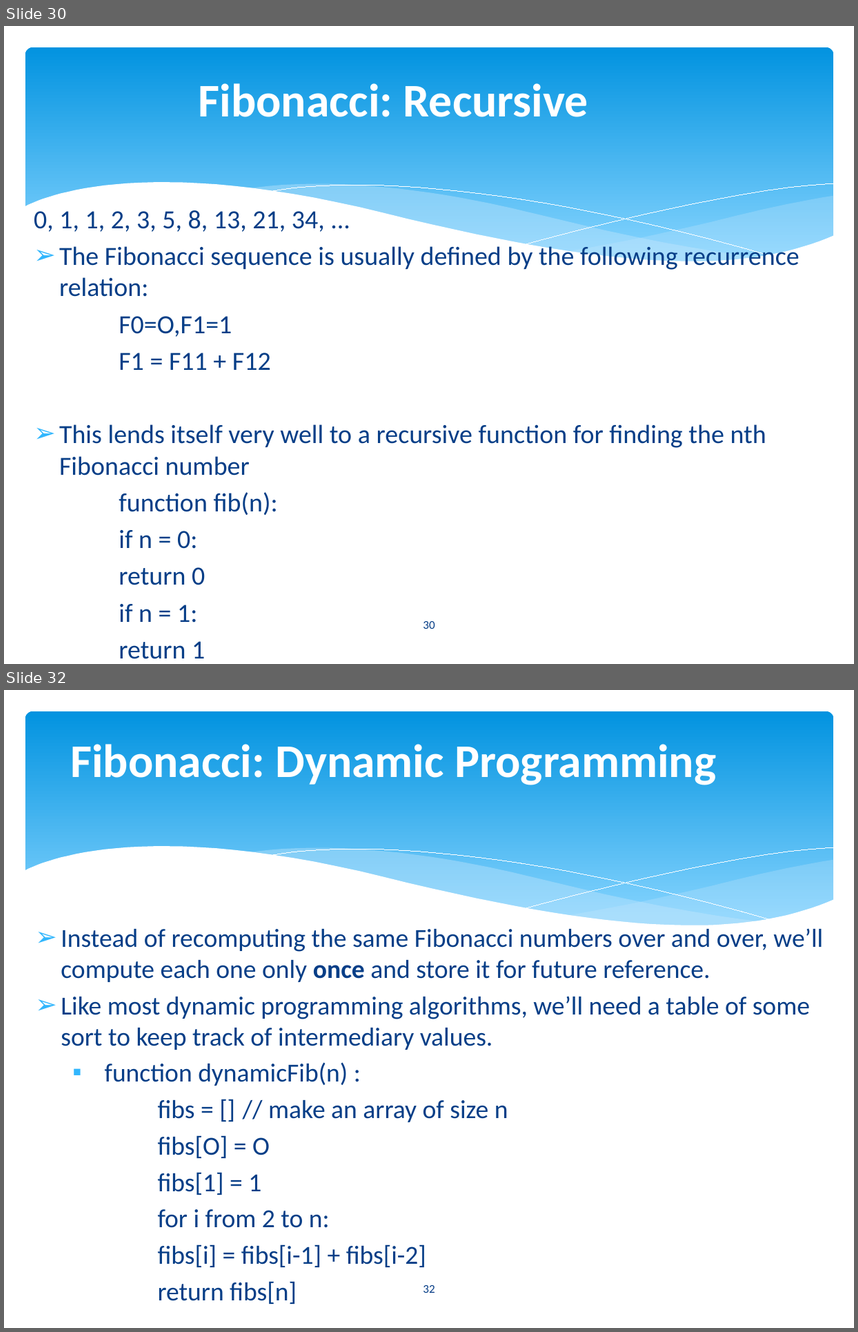
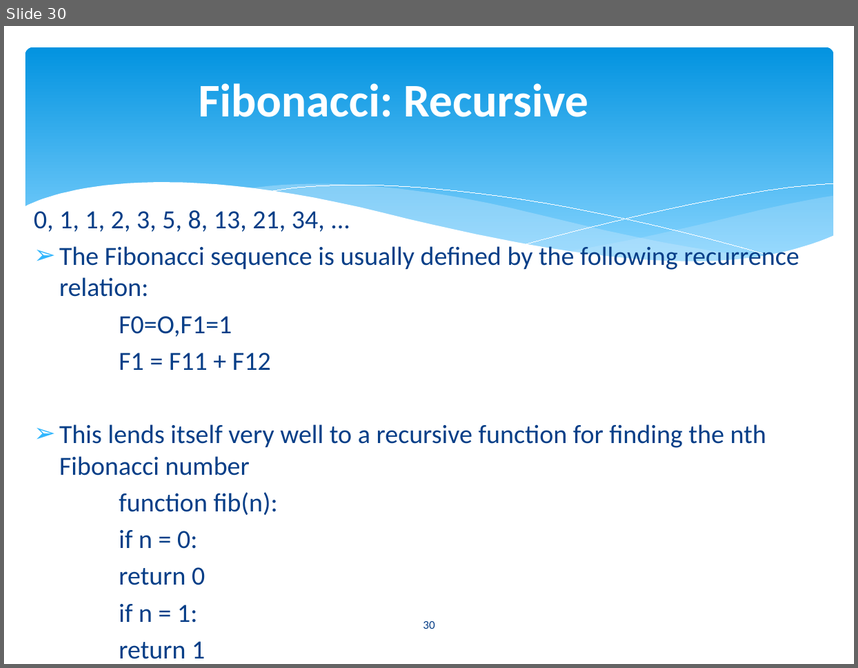
Before and after one commit to asimriaz/DSA-2023, a slide deck: Lecture 1.pptx. Shown one above the other, each under a label of ours: slides 30 and 32 before the commit, slide 30 after it; the slides between them are not shown. The pictures are 858x1332 and 858x668 pixels, drawn with LibreOffice and Linux fonts; fonts in the diff are those of the drawing. Boxes give left, top, right and bottom in pixels: in the first picture for what was removed or moved away, otherwise in the second. Text is boxed around its words. In the diff, an @@ line names an element or a change of style, - is before the commit and + after.

```diff
--- a/Lecture 1.pptx
+++ b/Lecture 1.pptx
@@ slide 32 removed at (4, 690, 854, 1328), background #FFFFFF; not listed: 6 template elements that a slide beside it also shows @@
@@ title removed at (70, 744, 716, 785) @@
-Fibonacci: Dynamic Programming
@@ text removed at (61, 925, 823, 1303) @@
-➢ Instead of recomputing the same Fibonacci numbers over and over, we’ll compute each one only once and store it for future reference.
-➢ Like most dynamic programming algorithms, we’ll need a table of some sort to keep track of intermediary values.
-  ▪ function dynamicFib(n) :
-  fibs = [] // make an array of size n
-  fibs[O] = O
-  fibs[1] = 1
-  for i from 2 to n:
-  fibs[i] = fibs[i-1] + fibs[i-2]
-  return fibs[n]
@@ page number removed at (423, 1285, 435, 1292) @@
-32
```
Also in this commit, not shown: 1 slide changed, 5 other slides removed.
